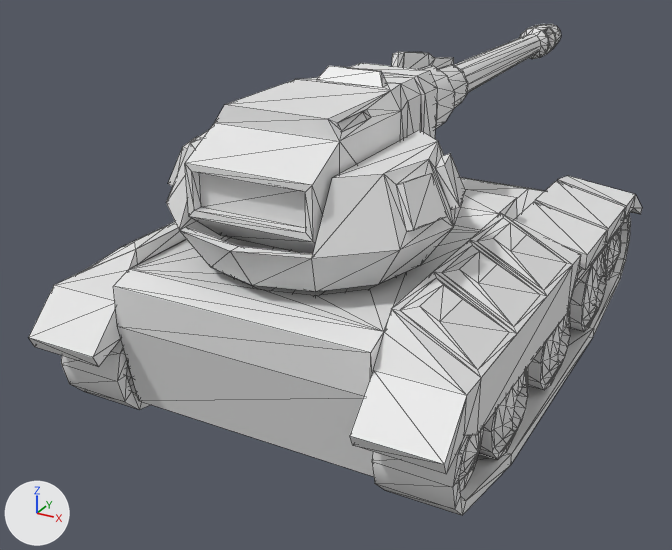
An edit to the FBX model Vehicles & NonMech/Ballista/Ballista.FBX, drawn before and after from the same camera.
Before and after are seen from a camera (50 mm lens) standing at (0.885, -1.79, 1.105) and looking at (-0.165, 0.119, 0.15). Lighting does not change. The marker at lower left points along +X, +Y and +Z. Mesh edges are drawn as thin lines. Where no turn or scale is listed for an object, it has been applied to the vertices.

The first picture shows 'barrel_1', 'body', 'mantlet_1', 'trackl', 'trackr', 'turret', 'wheel7', 'wheel8', 'wheel9'.
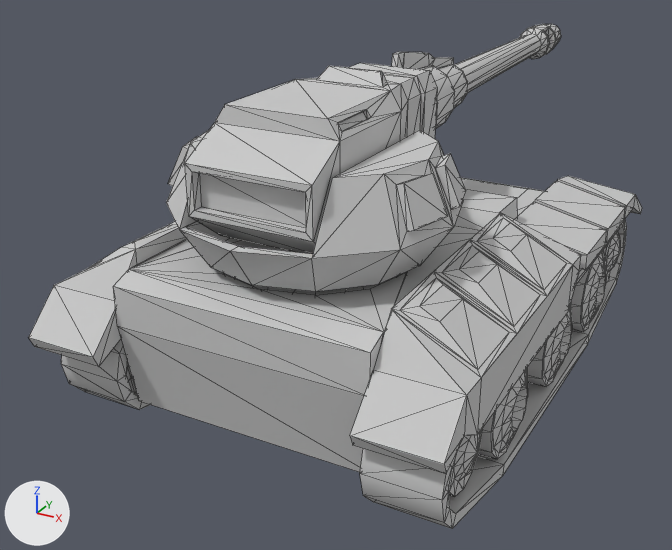
The newer file is also turned or shifted as a whole; pictures and numbers use the older file's frame.

What differs and where, as boxes (x1, y1, x2, y2) in the pictures (672 x 550 px; the box of a moved part takes in the faces that stretch with it):
'body', reshaped
    before: (29, 176, 642, 477)
    after: (29, 176, 642, 474)
'turret', reshaped
    before: (166, 129, 466, 292)
    after: (166, 130, 466, 292)
'trackl', moved, turned, rescaled
    before: (372, 214, 631, 515)
    after: (360, 219, 627, 529)
part 1 of me_body, recoloured
    both: (57, 176, 635, 435)
part 2 of me_ncl1_1, moved or reshaped
    before: (168, 129, 466, 284)
    after: (168, 130, 466, 284)
part 3 of me_ncl1_1, recoloured
    both: (166, 130, 437, 292)
part 4 of me_ncl1_2, recoloured
    both: (306, 52, 454, 110)

The change, as a list of edits to the scene's bpy script:
```text
Add mat_material__47:
    mat_material__47 = principled_material('Material #47')
    mat_material__47.base_color = (0.588, 0.588, 0.588)  # light grey #cacaca
    mat_material__47.roughness = 0.859
Change me_body:
    used by ob_body; location = (0.0, 0.0, 0.192); scale = (0.0254, 0.0254, 0.0254)
    remove me_body.from_pydata(...)  # 326 vertices, 580 faces; spans x -18.0..18.0, y -25.2..30.2, z -4.0..9.3
    add me_body.from_pydata(...)  # 324 vertices, 560 faces; spans x -18.0..18.0, y -25.2..30.2, z -4.0..9.3
    me_body part 1: 59 faces spanning x -18.0..18.0, y -21.9..28.5, z -4.0..9.3 switch from no material to mat_material__47 (light grey #cacaca)
Change me_ncl1_2:
    used by ob_mantlet_1; parent = ob_turret; location = (0.0, -0.0211, 5.414)
    remove me_ncl1_2.from_pydata(...)  # 216 vertices, 400 faces; spans x -5.2..5.2, y -9.3..27.1, z -3.8..7.5
    add me_ncl1_2.from_pydata(...)  # 216 vertices, 398 faces; spans x -5.2..5.2, y -9.3..27.1, z -3.8..7.5
    me_ncl1_2 part 4: 40 faces spanning x -5.2..5.2, y 4.3..27.1, z -2.7..7.5 switch from no material to mat_material__47 (light grey #cacaca)
Change me_ncl1_1:
    used by ob_turret; parent = ob_body; location = (0.0, -10.52, 8.277)
    remove me_ncl1_1.from_pydata(...)  # 78 vertices, 148 faces; spans x -11.7..11.7, y -11.7..11.7, z 0.0..8.4
    add me_ncl1_1.from_pydata(...)  # 79 vertices, 150 faces; spans x -11.7..11.7, y -11.7..11.7, z 0.0..8.4
    me_ncl1_1 part 2
    107 faces are deleted
    1 vertex is added at (-4.6, 0.0, 0.0)
    109 new faces join them
    me_ncl1_1 part 3: 41 faces spanning x -10.1..10.1, y -11.7..11.7, z 0.0..8.4 switch from no material to mat_material__47 (light grey #cacaca)
Change ob_trackl:
    remove ob_trackl.parent = ob_body
    ob_trackl.location: (14.25, 2.651, -2.234) -> (0.361, 0.0254, 0.135)
    ob_trackl.rotation_euler: (0.0, 0.0, 0.0) -> (3.142, 0.0, 0.0)  # degrees (0, 0, 0) -> degrees (180, 0, 0)
    ob_trackl.scale: (1.0, 1.0, 1.0) -> (-0.0254, -0.0254, -0.0254)
```
